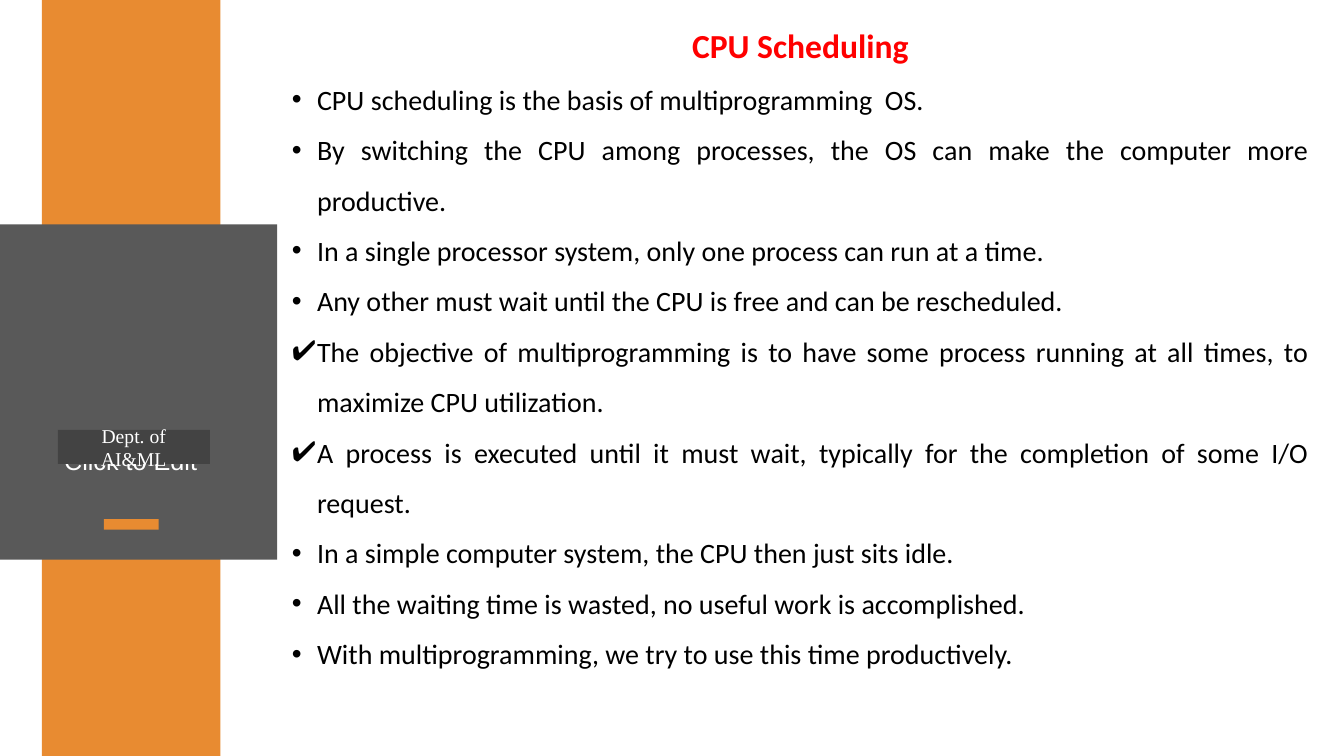
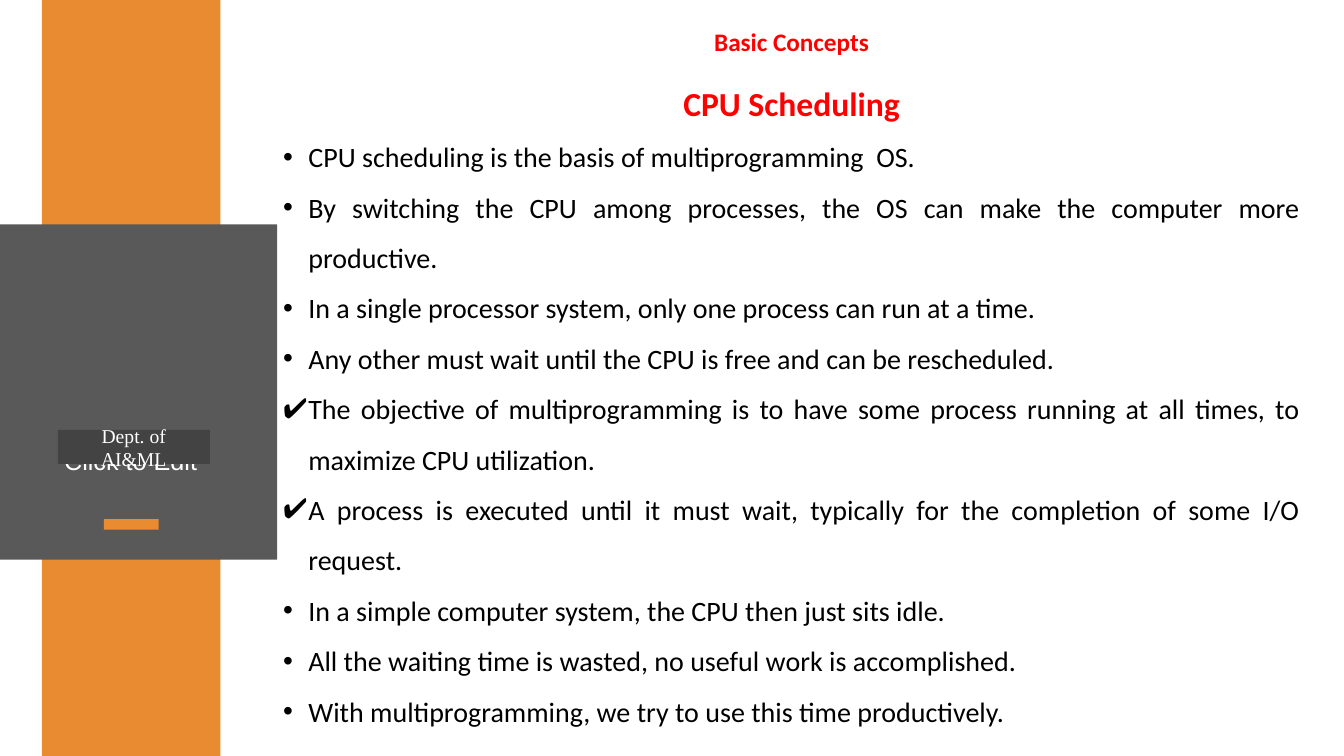
Before and after one commit to TahirAcharya/OS, a slide deck: slide 2 of PPT's/Module 2.pptx. Drawn at 1344x756 pixels with LibreOffice and Linux fonts; fonts in the diff are those of the drawing; background and template pictures are left out. Boxes give left, top, right and bottom in pixels: in the first picture for what was removed or moved away, otherwise in the second. Text is boxed around its words. In the diff, an @@ line names an element or a change of style, - is before the commit and + after.

```diff
--- a/PPT's/Module 2.pptx
+++ b/PPT's/Module 2.pptx
@@ text "CPU Scheduling": place and size @@
-text "CPU Scheduling" at [317,34,1308,669]
+text "CPU Scheduling" at [308,92,1300,727]
@@ text added at [714,33,869,55], 18 pt, text #FF0000, bold @@
+Basic Concepts
```
Also in this commit, not shown: 5 other slides changed, 1 slide added, 1 other file.
